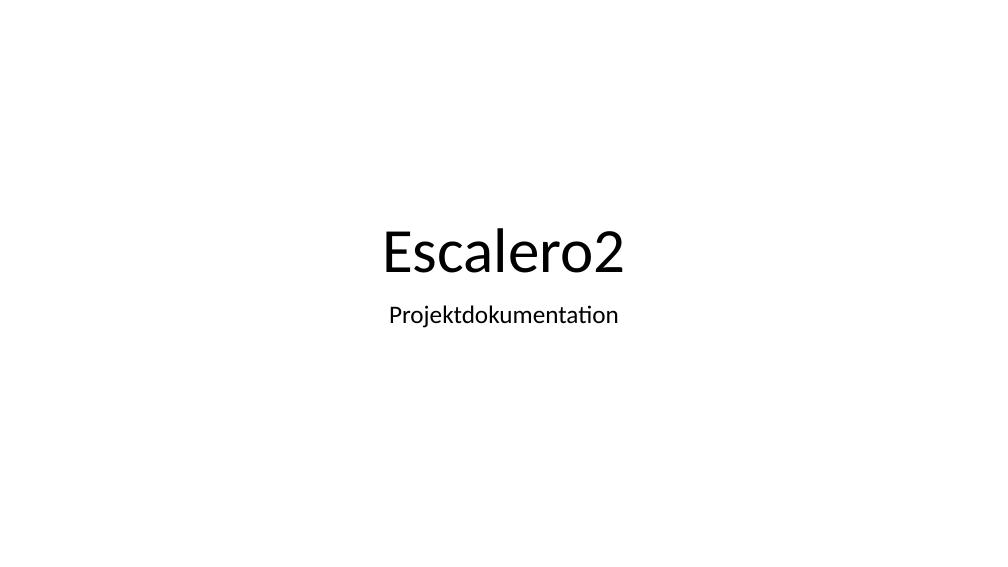
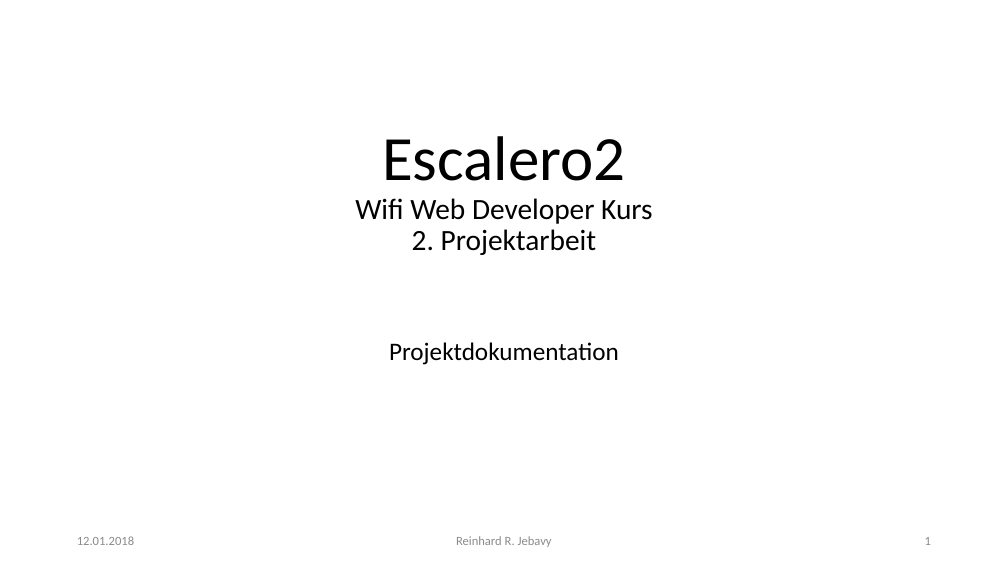
Before and after one commit to rjebavy/Escalero2, a slide deck: slide 1 of doc/drafts/Escalero2.pptx. Drawn at 1008x567 pixels with LibreOffice and Linux fonts; fonts in the diff are those of the drawing. Boxes give left, top, right and bottom in pixels: in the first picture for what was removed or moved away, otherwise in the second. Text is boxed around its words. In the diff, an @@ line names an element or a change of style, - is before the commit and + after.

Commit message:
Projektdokumentation: Struktur & Flussdiagramme, erstellt/ergänzt. Powerpoint: MVC-Struktur; Flussdiagramme EscaleroController & Anmelden. Tageslogdatei aktualisiert.

```diff
--- a/doc/drafts/Escalero2.pptx
+++ b/doc/drafts/Escalero2.pptx
@@ title "Escalero2 Wifi Web Developer Kurs ..." at bbox=[355, 136, 652, 255]: vertical alignment bottom to middle @@
@@ title at bbox=[355, 136, 652, 255]: text changed; size 60 to 28 pt @@
-Escalero2
+Escalero2
+Wifi Web Developer Kurs
+2. Projektarbeit
@@ subtitle "Projektdokumentation" at bbox=[389, 342, 619, 365]: vertical alignment top to middle @@
@@ text added at bbox=[77, 536, 134, 545], 12 pt, text #8C8C8C @@
+12.01.2018
@@ text added at bbox=[456, 536, 552, 547], 12 pt, text #8C8C8C @@
+Reinhard R. Jebavy
@@ page number added at bbox=[925, 537, 931, 545], 12 pt, text #8C8C8C @@
+1
```
Also in this commit, not shown: 1 other slide changed, 2 slides added, 4 other files.
